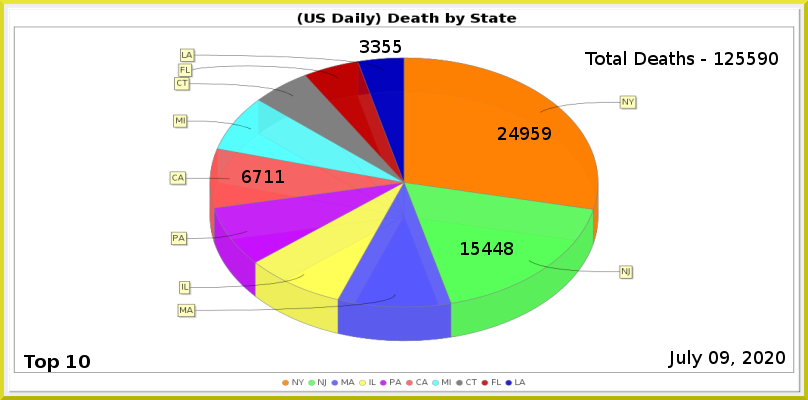
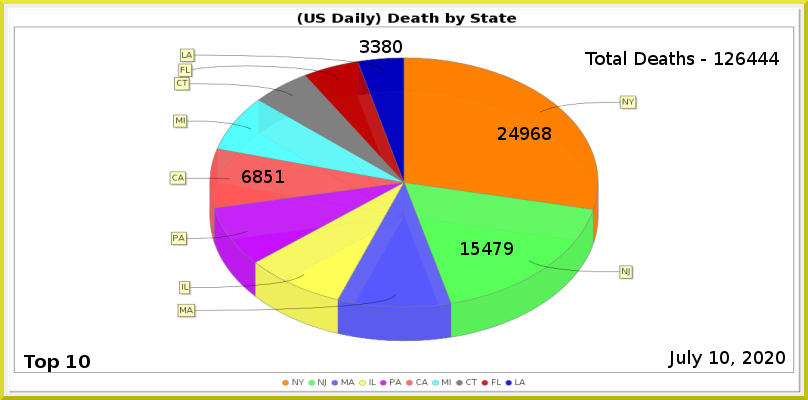
Layer changes from the first 808px x 400px image to the second:
painted on "Least" over [382, 40, 402, 53]
painted on "CA" over [253, 170, 273, 183]
painted on "NJ" over [493, 242, 513, 255]
painted on "NY" over [531, 127, 551, 140]
renamed "Total Deaths - 125590" to "Total Deaths - 126444", painted on it over [736, 52, 779, 65]
painted on "Current Date" over [709, 351, 729, 364]
